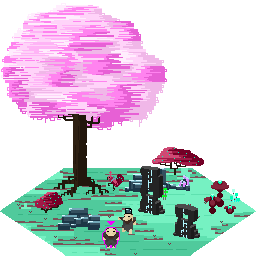
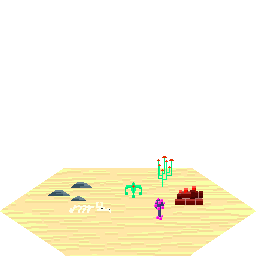
Before/after of a 256px x 256px layered artwork. What changed in the layer stack:
hid "Copier de minilithe", painted on it over 49, 56, 241, 248
hid "minilithe" over 123, 158, 251, 256
hid group "object" (14 layers) over 0, 3, 256, 256
painted on "select_peon" over 32, 152, 224, 256
painted on "peon" over 49, 80, 256, 256
hid group "globux" (4 layers) over 149, 147, 256, 256
added group "désert" with 7 layers above "sol_super_3" over 0, 64, 256, 256
added layer "Calque 63" in group "désert" over 128, 147, 256, 256
added layer "Calque 62" in group "désert" over 74, 106, 202, 234
added layer "déco2" in group "désert" over 64, 192, 128, 256
added layer "déco" in group "désert" over 0, 114, 181, 256
added layer "Copier de sable" (1st of 2, in "désert") in group "désert" over 0, 64, 256, 256
added layer "sable" in group "désert" over 0, 64, 256, 256
hid group "sol_super_3" (3 layers) over 0, 3, 256, 256
painted on "sol_super_2" (2nd of 4, in "sol_super_3") over 0, 3, 256, 256
